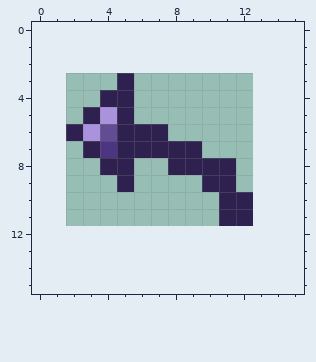
One commit to this pixel-art sprite: Arte/assets/spr_back.png. This is how it looked before the edit.
The file is 11x9 pixels. The old version is drawn lined up with the new one, on the new canvas.
And afterwards:
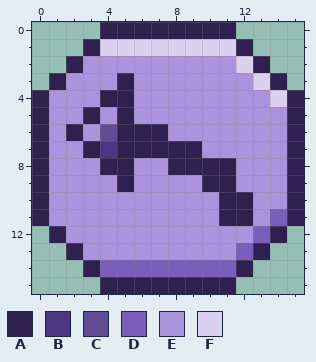
Palette (. is transparent): A #2f214f  B #4c3581  C #624c93  D #7b5eba  E #aa93dc  F #dad1f0
Change:
canvas 11x9 -> 16x16, the old top-left corner now at 2,3
@@ x 0..15 @@
- 0 ................
- 1 ................
- 2 ................
- 3 .....A..........
- 4 ....AA..........
- 5 ...AEA..........
- 6 ..AECAAA........
- 7 ...ABAAAAA......
- 8 ....AA..AAAA....
- 9 .....A....AA....
-10 ...........AA...
-11 ...........AA...
-12 ................
-13 ................
-14 ................
-15 ................
+ 0 ....AAAAAAAA....
+ 1 ...AFFFFFFFFA...
+ 2 ..AEEEEEEEEEFA..
+ 3 .AEEEAEEEEEEEFA.
+ 4 AEEEAAEEEEEEEEFA
+ 5 AEEAEAEEEEEEEEEA
+ 6 AEAECAAAEEEEEEEA
+ 7 AEEABAAAAAEEEEEA
+ 8 AEEEAAEEAAAAEEEA
+ 9 AEEEEAEEEEAAEEEA
+10 AEEEEEEEEEEAAEEA
+11 AEEEEEEEEEEAAEDA
+12 .AEEEEEEEEEEEDA.
+13 ..AEEEEEEEEEDA..
+14 ...ADDDDDDDDA...
+15 ....AAAAAAAA....
